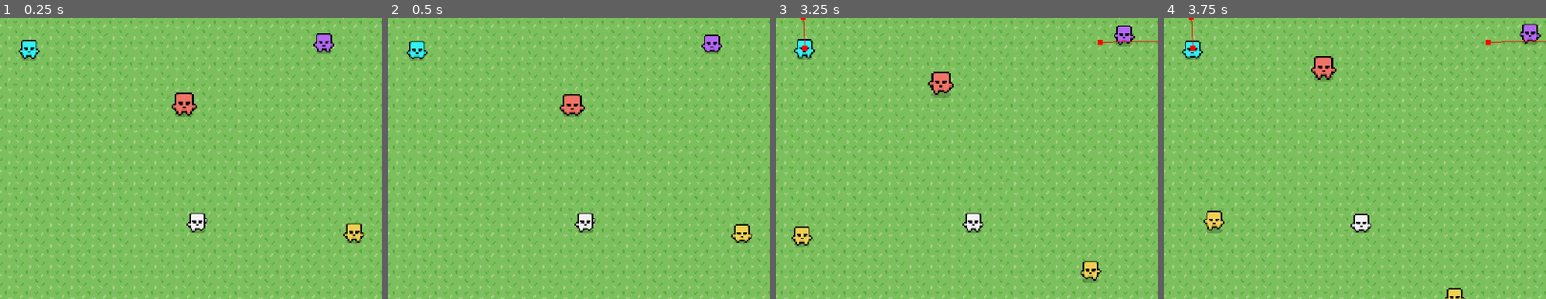
Above: before the commit, frames 1-4 (left to right).
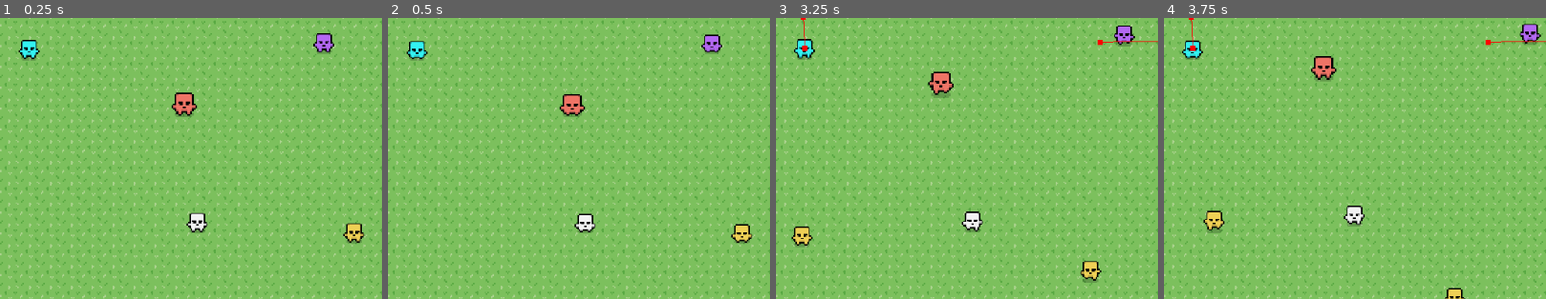
Above: after the commit, the same moments.

Repository: ByteChompGames/BLOCKHEADS
Game: Godot game, scene res://world.tscn
Two runs of this game, one before a commit and one after it. Both use one fixed random seed, a clock stepped at 60 frames per second and the inputs below.
Inputs:
- Up to frame 1 (0.25 s): no input
- Up to frame 2 (0.5 s): no input
- Up to frame 3 (3.25 s): tap Enter at 1.25 s
- Up to frame 4 (3.75 s): no input
The pictures show only the part of the screen within x 26-76%, y 13-63%; the shares and areas given below are measured in that part.

The runs differ from the first frame. In frame 1, less than 0.1% of the frame differs, in the area x 52-55%, y 71-77%; in frame 2, 0.2%; in frame 3, 0.2%; in frame 4, 0.5%, in the area x 47-55%, y 66-77%.

Commit message:
Hitbox, Hurtbox, Attack
- hitbox scene for attacks
- hurtbox scene for AI
- basic attacking working where ai will attack in the target direction
- ai will push forward in attack direction
- ai turns off avoidance for attack
- attack has collision shape active during attack animation

Diff:
--- a/ai/ai_actor.gd
+++ b/ai/ai_actor.gd
@@ -199,6 +199,22 @@
 	nav_agent.target_position = global_position + (last_known_direction * move_speed)
 	keep_navigation_path_reachable()
 
+# Health & Damage
+func take_damage():
+	# - set readable value to change state to hurt
+	# - get and store direction of hit
+	print(name, " was hit.")
+
+# Attacks
+
+func perform_attack():
+	var attack_direction = Vector2.DOWN
+	if follow_target:
+		attack_direction = follow_target.global_position - global_position
+		attack_direction = attack_direction.normalized()
+
+	$MeleeAttack.look_at(global_position + attack_direction)
+
 # NavigationAgent2D Signals
 func _on_navigation_agent_2d_velocity_computed(safe_velocity):
 	velocity = safe_velocity
--- a/ai/ai_actor.tscn
+++ b/ai/ai_actor.tscn
@@ -1,12 +1,15 @@
-[gd_scene load_steps=23 format=3 uid="uid://ciw2tmdy1hnc6"]
+[gd_scene load_steps=28 format=3 uid="uid://ciw2tmdy1hnc6"]
 
 [ext_resource type="Texture2D" uid="uid://cgfkce2s0ylyl" path="res://art/CharacterSpriteSheet.png" id="1_4pvmd"]
 [ext_resource type="Script" path="res://ai/ai_actor.gd" id="1_hcyw6"]
 [ext_resource type="PackedScene" uid="uid://bela8ivbqbepi" path="res://ai/components/avoidance_map.tscn" id="3_8fgeq"]
+[ext_resource type="PackedScene" uid="uid://dtdutjtydoob5" path="res://ai/components/hurtbox.tscn" id="3_63ai6"]
 [ext_resource type="PackedScene" uid="uid://c5wnijgvhdwmi" path="res://fsm/state_machine.tscn" id="4_oapu4"]
 [ext_resource type="PackedScene" uid="uid://bvopfcgs6fsb2" path="res://fsm/states/idle.tscn" id="5_bryg5"]
 [ext_resource type="PackedScene" uid="uid://gt0junxxlrpj" path="res://ai/components/detection_range.tscn" id="9_17brq"]
+[ext_resource type="PackedScene" uid="uid://c276djd45tjlh" path="res://ai/components/hitbox.tscn" id="9_fdeyr"]
 [ext_resource type="Script" path="res://fsm/states/AttackState.gd" id="9_ue76d"]
+[ext_resource type="PackedScene" uid="uid://c6ek2ogevrtxk" path="res://ai/components/attack_effects.tscn" id="10_mflq4"]
 
 [sub_resource type="AtlasTexture" id="AtlasTexture_jxsb6"]
 atlas = ExtResource("1_4pvmd")
@@ -141,8 +144,15 @@
 [sub_resource type="RectangleShape2D" id="RectangleShape2D_gnndl"]
 size = Vector2(10, 12)
 
+[sub_resource type="CapsuleShape2D" id="CapsuleShape2D_n5ef3"]
+radius = 5.0
+height = 14.0
+
 [sub_resource type="CircleShape2D" id="CircleShape2D_yemqb"]
 radius = 48.0
+
+[sub_resource type="CircleShape2D" id="CircleShape2D_u0pcm"]
+radius = 6.0
 
 [node name="AIActor" type="CharacterBody2D" groups=["actor"]]
 collision_layer = 2
@@ -177,18 +187,26 @@
 target_desired_distance = 24.0
 avoidance_enabled = true
 
+[node name="Hurtbox" parent="." instance=ExtResource("3_63ai6")]
+
+[node name="CollisionShape2D" type="CollisionShape2D" parent="Hurtbox"]
+z_index = 100
+shape = SubResource("CapsuleShape2D_n5ef3")
+
 [node name="StateMachine" parent="." node_paths=PackedStringArray("initial_state") instance=ExtResource("4_oapu4")]
-initial_state = NodePath("Attack")
+initial_state = NodePath("Idle")
 
 [node name="Idle" parent="StateMachine" node_paths=PackedStringArray("actor", "lower_id_detect_transition", "higher_id_detect_transition") instance=ExtResource("5_bryg5")]
 actor = NodePath("../..")
 lower_id_detect_transition = NodePath("../Attack")
 higher_id_detect_transition = NodePath("../Attack")
 
-[node name="Attack" type="Node" parent="StateMachine" node_paths=PackedStringArray("actor", "animator", "attack_finished_transition_state")]
+[node name="Attack" type="Node" parent="StateMachine" node_paths=PackedStringArray("actor", "animator", "hitbox_shape", "attack_effects", "attack_finished_transition_state")]
 script = ExtResource("9_ue76d")
 actor = NodePath("../..")
 animator = NodePath("../../AnimatedSprite2D")
+hitbox_shape = NodePath("../../MeleeAttack/Hitbox/CollisionShape2D")
+attack_effects = NodePath("../../MeleeAttack/Hitbox/AttackEffects")
 attack_finished_transition_state = NodePath("../Idle")
 
 [node name="TelegraphTimer" type="Timer" parent="StateMachine/Attack"]
@@ -208,6 +226,20 @@
 
 [node name="CollisionShape2D" parent="DetectionRange" index="0"]
 shape = SubResource("CircleShape2D_yemqb")
+
+[node name="MeleeAttack" type="Node2D" parent="."]
+
+[node name="Hitbox" parent="MeleeAttack" instance=ExtResource("9_fdeyr")]
+position = Vector2(14, 0)
+
+[node name="CollisionShape2D" type="CollisionShape2D" parent="MeleeAttack/Hitbox"]
+shape = SubResource("CircleShape2D_u0pcm")
+disabled = true
+
+[node name="AttackEffects" parent="MeleeAttack/Hitbox" instance=ExtResource("10_mflq4")]
+z_index = 20
+rotation = -1.5708
+frame_progress = 0.11274
 
 [connection signal="velocity_computed" from="NavigationAgent2D" to="." method="_on_navigation_agent_2d_velocity_computed"]
 [connection signal="timeout" from="StateMachine/Attack/TelegraphTimer" to="StateMachine/Attack" method="_on_telegraph_timer_timeout"]
--- /dev/null
+++ b/ai/components/attack_effects.tscn
@@ -0,0 +1,60 @@
+[gd_scene load_steps=8 format=3 uid="uid://c6ek2ogevrtxk"]
+
+[ext_resource type="Texture2D" uid="uid://d1oa5fv5781uv" path="res://art/EffectsSpriteSheet.png" id="1_vwnkg"]
+
+[sub_resource type="AtlasTexture" id="AtlasTexture_x3xs3"]
+atlas = ExtResource("1_vwnkg")
+region = Rect2(0, 0, 16, 16)
+
+[sub_resource type="AtlasTexture" id="AtlasTexture_t2bvh"]
+atlas = ExtResource("1_vwnkg")
+region = Rect2(16, 0, 16, 16)
+
+[sub_resource type="AtlasTexture" id="AtlasTexture_16h3n"]
+atlas = ExtResource("1_vwnkg")
+region = Rect2(32, 0, 16, 16)
+
+[sub_resource type="AtlasTexture" id="AtlasTexture_cmhns"]
+atlas = ExtResource("1_vwnkg")
+region = Rect2(48, 0, 16, 16)
+
+[sub_resource type="AtlasTexture" id="AtlasTexture_cc733"]
+atlas = ExtResource("1_vwnkg")
+region = Rect2(64, 0, 16, 16)
+
+[sub_resource type="SpriteFrames" id="SpriteFrames_7ce8s"]
+animations = [{
+"frames": [],
+"loop": true,
+"name": &"nothing",
+"speed": 5.0
+}, {
+"frames": [{
+"duration": 1.0,
+"texture": SubResource("AtlasTexture_x3xs3")
+}, {
+"duration": 1.0,
+"texture": SubResource("AtlasTexture_t2bvh")
+}, {
+"duration": 1.0,
+"texture": SubResource("AtlasTexture_16h3n")
+}, {
+"duration": 1.0,
+"texture": SubResource("AtlasTexture_cmhns")
+}, {
+"duration": 1.0,
+"texture": SubResource("AtlasTexture_cc733")
+}, {
+"duration": 1.0,
+"texture": null
+}],
+"loop": false,
+"name": &"wave",
+"speed": 8.0
+}]
+
+[node name="AttackEffects" type="AnimatedSprite2D"]
+texture_filter = 1
+sprite_frames = SubResource("SpriteFrames_7ce8s")
+animation = &"nothing"
+autoplay = "nothing"
--- a/ai/components/avoidance_map.tscn
+++ b/ai/components/avoidance_map.tscn
@@ -8,27 +8,35 @@
 
 [node name="up" type="RayCast2D" parent="."]
 target_position = Vector2(0, -16)
+collision_mask = 3
 
 [node name="up_right" type="RayCast2D" parent="."]
 target_position = Vector2(12, -12)
+collision_mask = 3
 
 [node name="right" type="RayCast2D" parent="."]
 target_position = Vector2(16, 0)
+collision_mask = 3
 
 [node name="down_right" type="RayCast2D" parent="."]
 target_position = Vector2(12, 12)
+collision_mask = 3
 
 [node name="down" type="RayCast2D" parent="."]
 target_position = Vector2(0, 16)
+collision_mask = 3
 
 [node name="down_left" type="RayCast2D" parent="."]
 target_position = Vector2(-12, 12)
+collision_mask = 3
 
 [node name="left" type="RayCast2D" parent="."]
 target_position = Vector2(-16, 0)
+collision_mask = 3
 
 [node name="up_left" type="RayCast2D" parent="."]
 target_position = Vector2(-12, -12)
+collision_mask = 3
 
 [node name="CheckRate" type="Timer" parent="."]
 
--- /dev/null
+++ b/ai/components/hitbox.gd
@@ -0,0 +1,2 @@
+extends Area2D
+class_name Hitbox
--- /dev/null
+++ b/ai/components/hitbox.tscn
@@ -0,0 +1,8 @@
+[gd_scene load_steps=2 format=3 uid="uid://c276djd45tjlh"]
+
+[ext_resource type="Script" path="res://ai/components/hitbox.gd" id="1_ncusc"]
+
+[node name="Hitbox" type="Area2D"]
+collision_layer = 4
+collision_mask = 0
+script = ExtResource("1_ncusc")
--- /dev/null
+++ b/ai/components/hurtbox.gd
@@ -0,0 +1,13 @@
+extends Area2D
+class_name Hurtbox
+
+func _ready():
+	connect("area_entered", Callable( self, "_on_area_entered"))
+
+
+func _on_area_entered(hitbox : Hitbox):
+	if hitbox == null:
+		return
+
+	if owner.has_method("take_damage"):
+		owner.take_damage()
--- /dev/null
+++ b/ai/components/hurtbox.tscn
@@ -0,0 +1,8 @@
+[gd_scene load_steps=2 format=3 uid="uid://dtdutjtydoob5"]
+
+[ext_resource type="Script" path="res://ai/components/hurtbox.gd" id="1_ggb4v"]
+
+[node name="Hurtbox" type="Area2D"]
+collision_layer = 0
+collision_mask = 4
+script = ExtResource("1_ggb4v")
--- a/fsm/states/AttackState.gd
+++ b/fsm/states/AttackState.gd
@@ -3,6 +3,8 @@
 
 @export var actor : AIActor
 @export var animator : AnimatedSprite2D
+@export var hitbox_shape : CollisionShape2D
+@export var attack_effects : AnimatedSprite2D
 
 @export var attack_finished_transition_state : State
 @export var attack_interupt_transition_state : State
@@ -14,18 +16,32 @@
 	if actor == null:
 		push_error("actor not assigned to Follow State, exiting state...")
 
+	actor.nav_agent.avoidance_enabled = false
+	hitbox_shape.set_deferred("disabled", true)
 	telegraph_timer.start()
 	animator.play("right_attack_tel")
 
 func exit():
 	if not telegraph_timer.is_stopped():
 		telegraph_timer.stop()
+	actor.move_speed = 0
+	actor.stop()
+	actor.nav_agent.avoidance_enabled = true
 
+func physics_update(_delta : float):
+	if not end_attack_timer.is_stopped():
+		actor.move(_delta)
 
 func _on_telegraph_timer_timeout():
 	animator.play("right_attack")
+	actor.move_speed = 100
+	actor.set_follow_position()
+	actor.perform_attack()
+	hitbox_shape.set_deferred("disabled", false)
+	attack_effects.play("wave")
 	end_attack_timer.start()
 
 
 func _on_end_attack_timer_timeout():
+	hitbox_shape.set_deferred("disabled", true)
 	Transitioned.emit(self, attack_finished_transition_state.name.to_lower())
